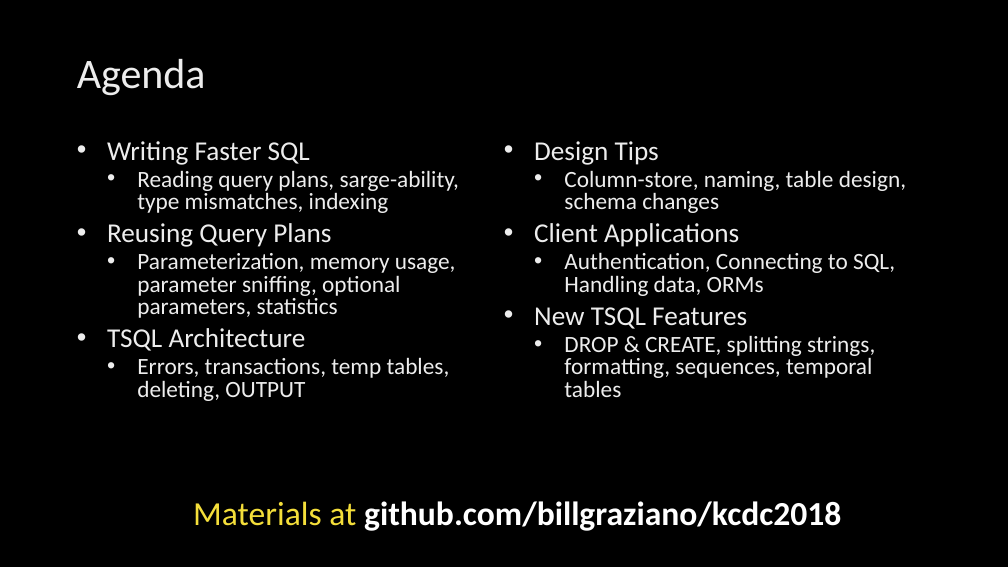
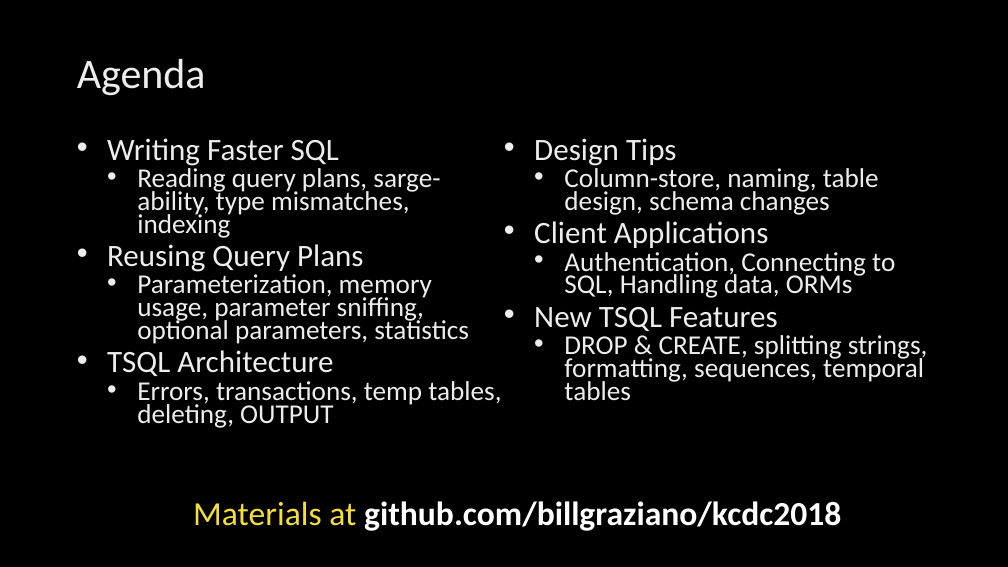
Before and after one commit to billgraziano/kcdc2018, a slide deck: slide 5 of ppt/Walkin #2.pptx. Drawn at 1008x567 pixels with LibreOffice and Linux fonts; fonts in the diff are those of the drawing; background and template pictures are left out. Boxes give left, top, right and bottom in pixels: in the first picture for what was removed or moved away, otherwise in the second. Text is boxed around its words. In the diff, an @@ line names an element or a change of style, - is before the commit and + after.

```diff
--- a/ppt/Walkin #2.pptx
+++ b/ppt/Walkin #2.pptx
@@ text "Writing Faster SQL" at box(107, 138, 928, 428): size 25.9 to 29.6 pt in "Writing Faster SQL", "Reusing Query Plans", "TSQL Architecture", "Design Tips" and 2 more places; size 22.2 to 25.9 pt in "Reading query plans, sarge-ability, type mismatches, indexin ...", "Parameterization, memory usage, parameter sniffing, optional ...", "Errors, transactions, temp tables, deleting, OUTPUT", "Column-store, naming, table design, schema changes" and 2 more places; line spacing 0.8 to 0.7 @@
```
Also in this commit, not shown: 7 other files.
